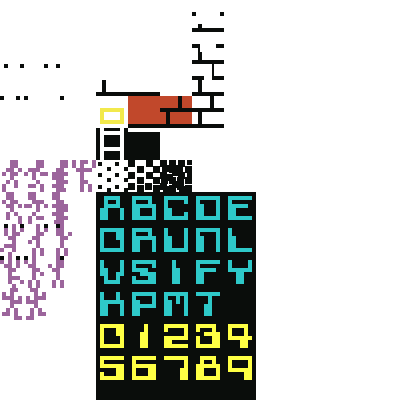
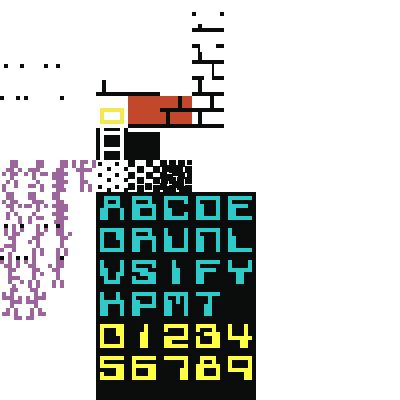
Comparing the layer stacks of the two w=400, h=400 images. Changes:
painted on "Visible" over (x1=232, y1=324, x2=244, y2=328)
